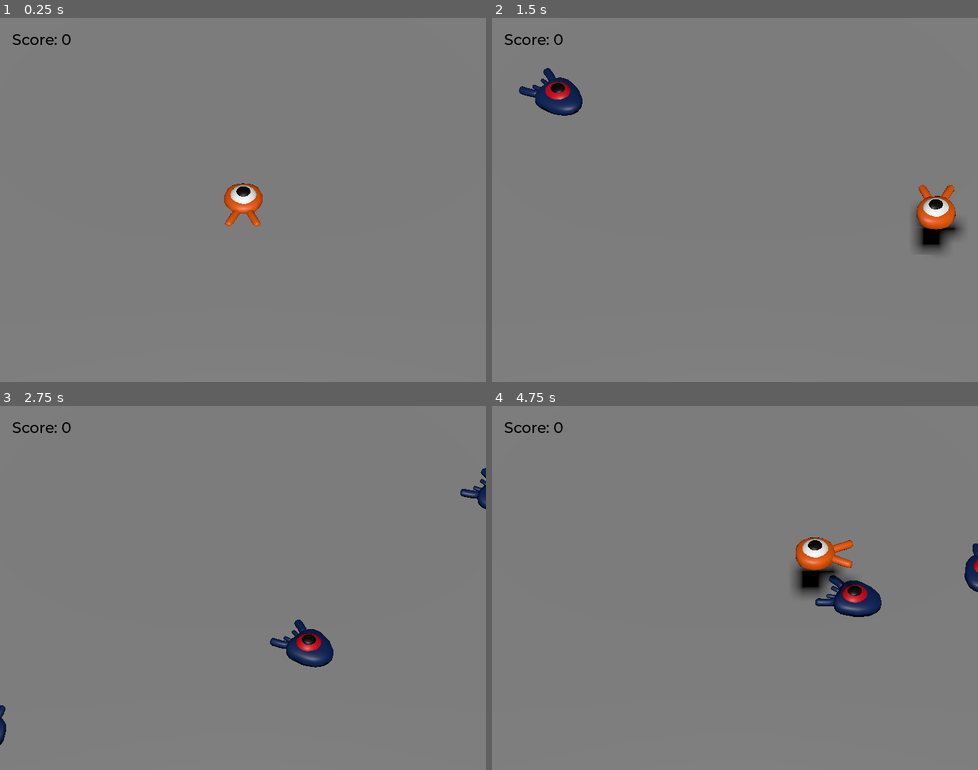
Above: before the commit, frames 1-4 (two rows, left to right).
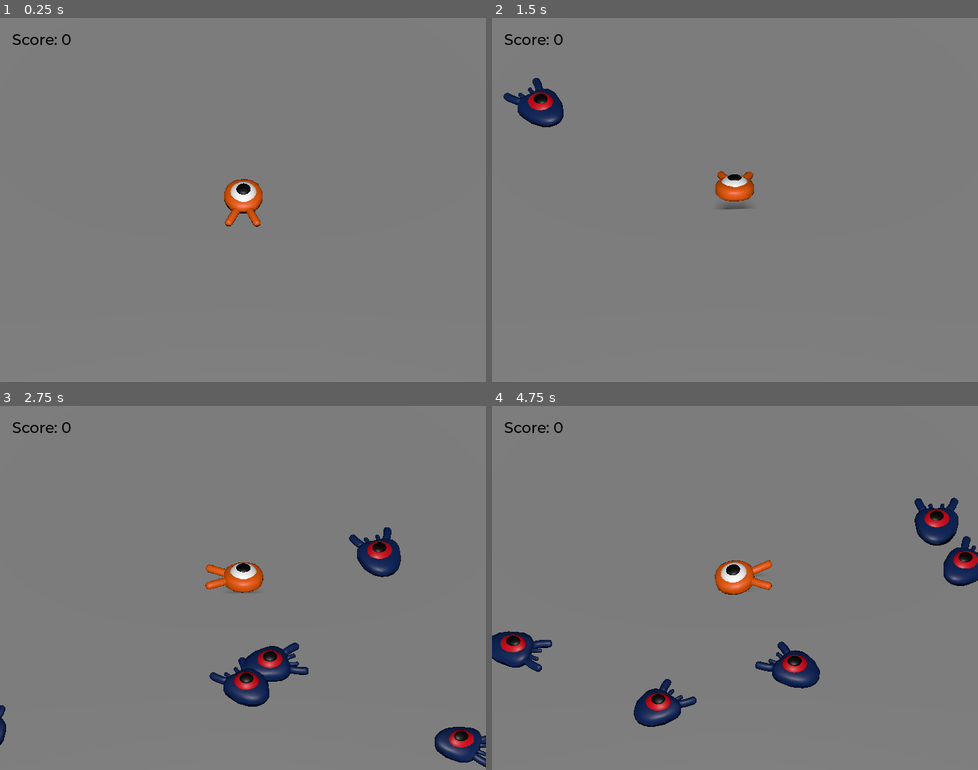
Above: after the commit, the same moments.

Repository: BryceDMonaco/LearningGodot
Game: Godot game, scene res://main.tscn
Two runs of this game, one before a commit and one after it. Both use one fixed random seed, a clock stepped at 60 frames per second and the inputs below.
Inputs:
- Up to frame 1 (0.25 s): no input
- Up to frame 2 (1.5 s): tap Enter (ui_accept) at 0.5 s; hold D (move_right) 0.53-1.28 s; tap Space (jump) at 0.6, 0.77, 1.07, 1.35 s; hold S (move_back) from 1.28 s (still down)
- Up to frame 3 (2.75 s): tap Space (jump) at 1.52, 1.82, 2.1 s; release S (move_back) at 2.03 s; hold D (move_right) from 2.03 s (still down)
- Up to frame 4 (4.75 s): release D (move_right) at 2.78 s; hold W (move_forward) 2.78-3.53 s; tap Space (jump) at 2.85, 3.02, 3.32, 3.6, 3.77, 4.07, 4.35, 4.52 s; hold A (move_left) from 3.53 s (still down)

The runs differ from the first frame. In frame 1, 0.4% of the frame differs, in the area x 46-55%, y 44-58%; in frame 2, 3.3%; in frame 3, 5.2%; in frame 4, 7.4%, in the area x 0-100%, y 25-89%.

Commit message:
Completed "Character animation"

Diff:
--- a/creeps3d/mob.gd
+++ b/creeps3d/mob.gd
@@ -20,6 +20,8 @@
 	velocity = Vector3.FORWARD * random_speed
 	velocity = velocity.rotated(Vector3.UP, rotation.y)
 
+	#$AnimationPlayer.speed_scale = random_speed / min_speed
+
 
 func _physics_process(delta: float) -> void:
 	move_and_slide()
--- a/creeps3d/mob.tscn
+++ b/creeps3d/mob.tscn
@@ -6,7 +6,42 @@
 [sub_resource type="BoxShape3D" id="BoxShape3D_d6ris"]
 size = Vector3(1.5, 1, 1.8)
 
+[sub_resource type="Animation" id="Animation_04kqi"]
+resource_name = "float"
+length = 1.2
+loop_mode = 1
+tracks/0/type = "value"
+tracks/0/imported = false
+tracks/0/enabled = true
+tracks/0/path = NodePath(".:position")
+tracks/0/interp = 1
+tracks/0/loop_wrap = true
+tracks/0/keys = {
+"times": PackedFloat32Array(0.3, 0.7, 1.2),
+"transitions": PackedFloat32Array(0.42, 2.07, 1),
+"update": 0,
+"values": [Vector3(0, 0, 0), Vector3(0, 0.65, 0), Vector3(0, 0.35, 0)]
+}
+tracks/1/type = "value"
+tracks/1/imported = false
+tracks/1/enabled = true
+tracks/1/path = NodePath(".:rotation")
+tracks/1/interp = 1
+tracks/1/loop_wrap = true
+tracks/1/keys = {
+"times": PackedFloat32Array(0.1, 0.5, 1.2),
+"transitions": PackedFloat32Array(0.42, 0.44, 1),
+"update": 0,
+"values": [Vector3(0, 0, 0), Vector3(0.139626, 0, 0), Vector3(-0.15708, 0, 0)]
+}
+
+[sub_resource type="AnimationLibrary" id="AnimationLibrary_87wt7"]
+_data = {
+"float": SubResource("Animation_04kqi")
+}
+
 [node name="Mob" type="CharacterBody3D" groups=["mob"]]
+transform = Transform3D(1, 0, 0, 0, 0.987688, 0.156434, 0, -0.156434, 0.987688, 0, 0.35, 0)
 collision_layer = 2
 collision_mask = 0
 script = ExtResource("1_u2r5b")
@@ -21,4 +56,9 @@
 [node name="VisibleOnScreenNotifier3D" type="VisibleOnScreenNotifier3D" parent="."]
 aabb = AABB(-1.5, -1, -2, 3, 2, 4)
 
+[node name="AnimationPlayer" type="AnimationPlayer" parent="."]
+libraries = {
+"": SubResource("AnimationLibrary_87wt7")
+}
+
 [connection signal="screen_exited" from="VisibleOnScreenNotifier3D" to="." method="_on_visible_on_screen_notifier_3d_screen_exited"]
--- a/creeps3d/player.gd
+++ b/creeps3d/player.gd
@@ -32,6 +32,9 @@
 	if direction != Vector3.ZERO:
 		direction = direction.normalized()
 		$Pivot.basis = Basis.looking_at(direction)
+		$AnimationPlayer.speed_scale = 4
+	else:
+		$AnimationPlayer.speed_scale = 1
 
 	target_velocity.x = direction.x * speed;
 	target_velocity.z = direction.z * speed;
@@ -62,6 +65,8 @@
 
 	move_and_slide()
 
+	$Pivot.rotation.x = PI / 6 * velocity.y / jump_impulse
+
 
 func die() -> void:
 	hit.emit()
--- a/creeps3d/player.tscn
+++ b/creeps3d/player.tscn
@@ -10,11 +10,74 @@
 height = 0.2
 radius = 1.3
 
+[sub_resource type="Animation" id="Animation_1mv4w"]
+resource_name = "float"
+length = 1.2
+loop_mode = 1
+tracks/0/type = "value"
+tracks/0/imported = false
+tracks/0/enabled = true
+tracks/0/path = NodePath(".:position")
+tracks/0/interp = 1
+tracks/0/loop_wrap = true
+tracks/0/keys = {
+"times": PackedFloat32Array(0.3, 0.7, 1.2),
+"transitions": PackedFloat32Array(0.42, 2.07, 1),
+"update": 0,
+"values": [Vector3(0, 0, 0), Vector3(0, 0.65, 0), Vector3(0, 0.35, 0)]
+}
+tracks/1/type = "value"
+tracks/1/imported = false
+tracks/1/enabled = true
+tracks/1/path = NodePath(".:rotation")
+tracks/1/interp = 1
+tracks/1/loop_wrap = true
+tracks/1/keys = {
+"times": PackedFloat32Array(0.1, 0.5, 1.2),
+"transitions": PackedFloat32Array(0.42, 0.44, 1),
+"update": 0,
+"values": [Vector3(0, 0, 0), Vector3(0.139626, 0, 0), Vector3(-0.15708, 0, 0)]
+}
+
+[sub_resource type="Animation" id="Animation_tyl7g"]
+length = 0.001
+tracks/0/type = "value"
+tracks/0/imported = false
+tracks/0/enabled = true
+tracks/0/path = NodePath(".:position")
+tracks/0/interp = 1
+tracks/0/loop_wrap = true
+tracks/0/keys = {
+"times": PackedFloat32Array(0),
+"transitions": PackedFloat32Array(1),
+"update": 0,
+"values": [Vector3(0, 0, 0)]
+}
+tracks/1/type = "value"
+tracks/1/imported = false
+tracks/1/enabled = true
+tracks/1/path = NodePath(".:rotation")
+tracks/1/interp = 1
+tracks/1/loop_wrap = true
+tracks/1/keys = {
+"times": PackedFloat32Array(0),
+"transitions": PackedFloat32Array(1),
+"update": 0,
+"values": [Vector3(0, 0, 0)]
+}
+
+[sub_resource type="AnimationLibrary" id="AnimationLibrary_223av"]
+_data = {
+"RESET": SubResource("Animation_tyl7g"),
+"float": SubResource("Animation_1mv4w")
+}
+
 [node name="Player" type="CharacterBody3D"]
 collision_mask = 6
 script = ExtResource("1_itkbo")
 
 [node name="Pivot" type="Node3D" parent="."]
+transform = Transform3D(1, 0, 0, 0, 1, 0, 0, 0, 1, 0, 0.251889, 0.0398953)
 
 [node name="Character" parent="Pivot" instance=ExtResource("1_17p68")]
 
@@ -31,4 +94,10 @@
 transform = Transform3D(1, 0, 0, 0, 1, 0, 0, 0, 1, 0, 0.462788, 0)
 shape = SubResource("CylinderShape3D_bb760")
 
+[node name="AnimationPlayer" type="AnimationPlayer" parent="."]
+libraries = {
+"": SubResource("AnimationLibrary_223av")
+}
+autoplay = "float"
+
 [connection signal="body_entered" from="MobDetector" to="." method="_on_mob_detector_body_entered"]
Not shown: 1 places in creeps3d/mob.tscn that only renumber resources
Not shown: 1 places in creeps3d/player.tscn that only renumber resources
